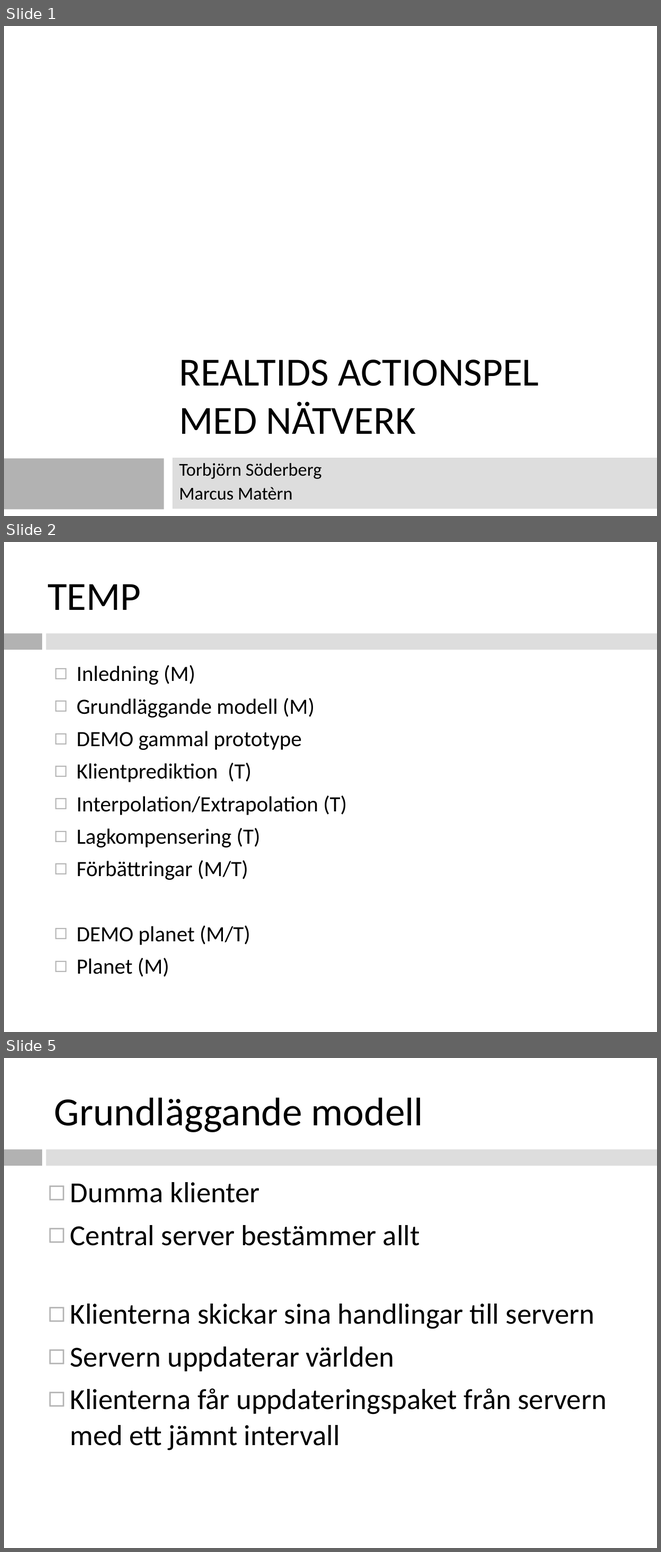
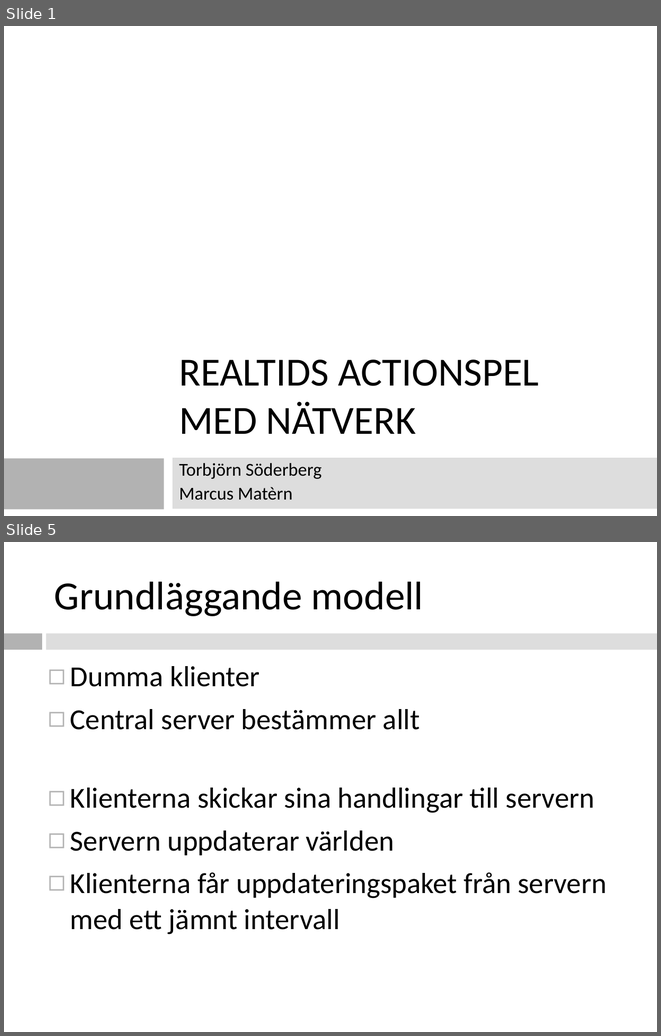
Before and after one commit to southor/planet, a slide deck: presentation/Natverksspel.ppt. Shown one above the other, each under a label of ours: slides 1, 2 and 5 before the commit, slides 1 and 5 after it; the slides between them are not shown. The pictures are 661x1552 and 661x1036 pixels, drawn with LibreOffice and Linux fonts; fonts in the diff are those of the drawing. Boxes give left, top, right and bottom in pixels: in the first picture for what was removed or moved away, otherwise in the second. Text is boxed around its words. In the diff, an @@ line names an element or a change of style, - is before the commit and + after.

```diff
--- a/presentation/Natverksspel.ppt
+++ b/presentation/Natverksspel.ppt
@@ slide 2 removed at bbox=[4, 542, 657, 1032], background #FFFFFF; not listed: 2 template elements that a slide beside it also shows @@
@@ text removed at bbox=[47, 584, 141, 610] @@
-TEMP
@@ text removed at bbox=[77, 665, 347, 977] @@
-◻ Inledning (M)
-◻ Grundläggande modell (M)
-◻ DEMO gammal prototype
-◻ Klientprediktion (T)
-◻ Interpolation/Extrapolation (T)
-◻ Lagkompensering (T)
-◻ Förbättringar (M/T)
-◻ DEMO planet (M/T)
-◻ Planet (M)
```
Also in this commit, not shown: 4 slides changed, 3 slides added.
